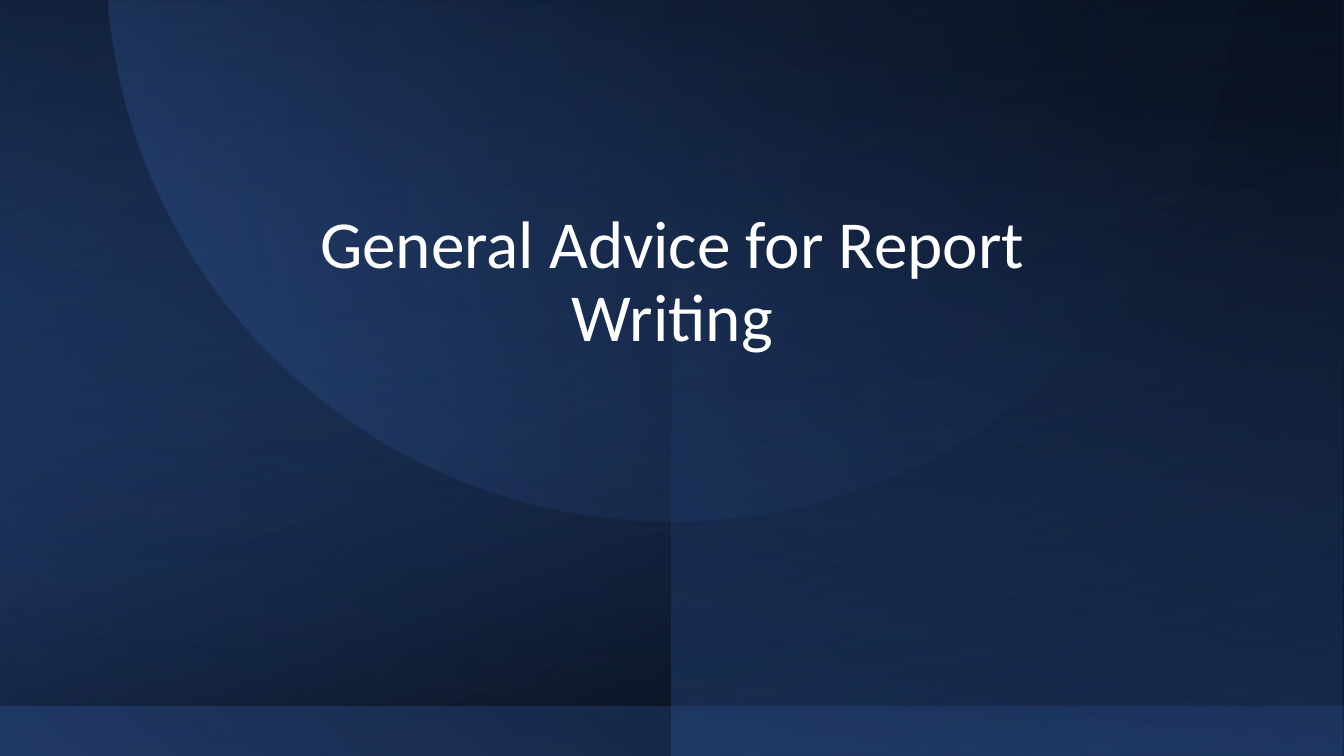
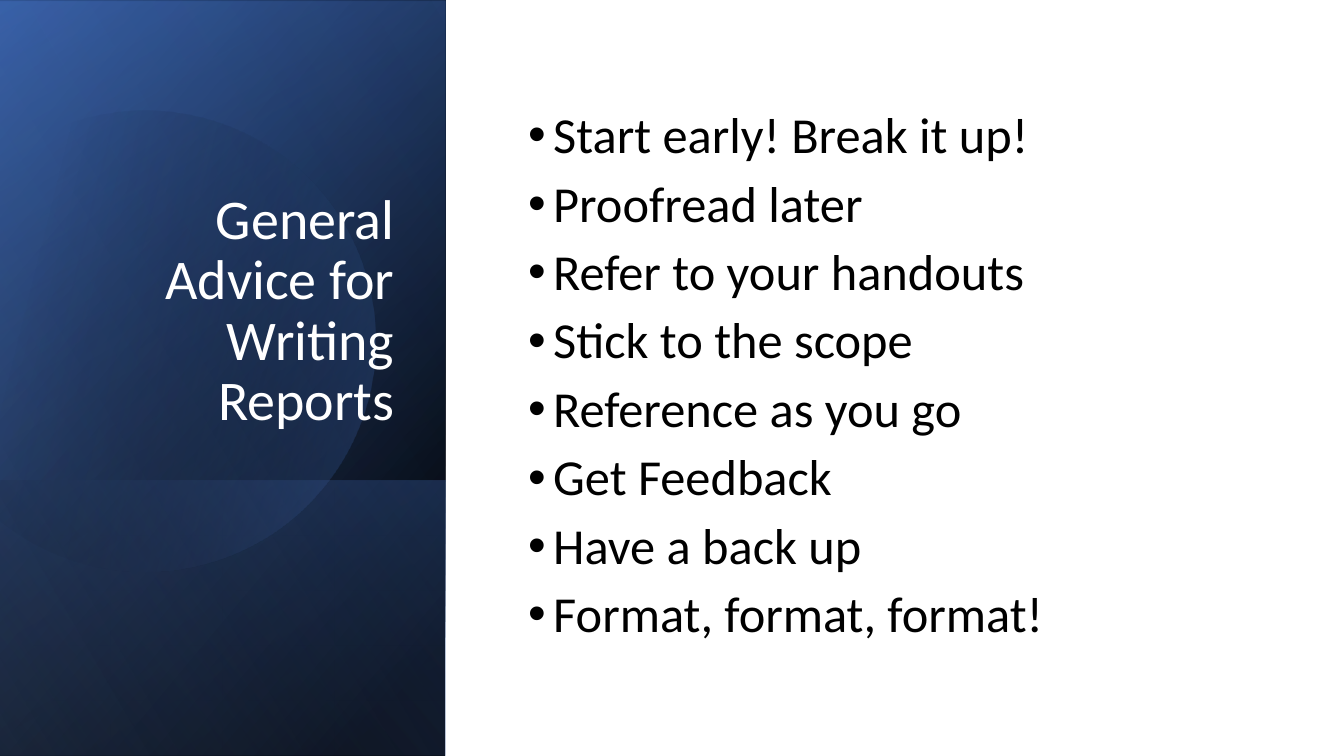
Before and after one commit to robinja4/FlexIT, a slide deck: slide 18 of Report Writing & Referencing.pptx (slide 20 before the commit). Drawn at 1344x756 pixels with LibreOffice and Linux fonts; fonts in the diff are those of the drawing. Boxes give left, top, right and bottom in pixels: in the first picture for what was removed or moved away, otherwise in the second. Text is boxed around its words. In the diff, an @@ line names an element or a change of style, - is before the commit and + after.

```diff
--- a/Report Writing & Referencing.pptx
+++ b/Report Writing & Referencing.pptx
@@ rectangle at <box>0,0,1344,756</box>: fill gradient #203864 to #000000 to #FFFFFF; mirrored @@
@@ rectangle: place and size @@
-rectangle at <box>1,0,1342,756</box>
+rectangle at <box>0,1,446,756</box>
@@ rectangle at <box>0,1,446,756</box>: fill gradient #203864 to #000000 to gradient #000000 to #4472C4 @@
@@ rectangle at <box>0,0,446,756</box>: fill gradient #2F5597 to #000000 to gradient #000000 to #2F5597; mirrored; rotation 180 to 90 degrees @@
@@ rectangle removed at <box>0,0,1343,756</box> @@
@@ rectangle added at <box>0,0,446,755</box>, fill gradient #000000 to #8FAADC @@
@@ freeform shape removed at <box>109,0,1235,521</box> @@
@@ freeform shape added at <box>0,56,431,618</box>, fill gradient #000000 to #4472C4 @@
@@ title "General Advice for Writing Reports" at <box>165,200,394,429</box>: vertical alignment middle to bottom @@
@@ text added at <box>553,118,1043,639</box>, 36 pt, text #000000 @@
+• Start early! Break it up!
+• Proofread later
+• Refer to your handouts
+• Stick to the scope
+• Reference as you go
+• Get Feedback
+• Have a back up
+• Format, format, format!
@@ title at <box>165,200,394,429</box>: text changed; size 48 to 40 pt @@
-General Advice for Report Writing
+General Advice for Writing Reports
@@ rectangle at <box>0,480,446,756</box>: fill gradient #203864 to #2F5597 to gradient #4472C4 to #000000; rotation 0 to 90 degrees @@
```
Also in this commit, not shown: 12 other slides changed, 2 slides removed, 2 other files.
